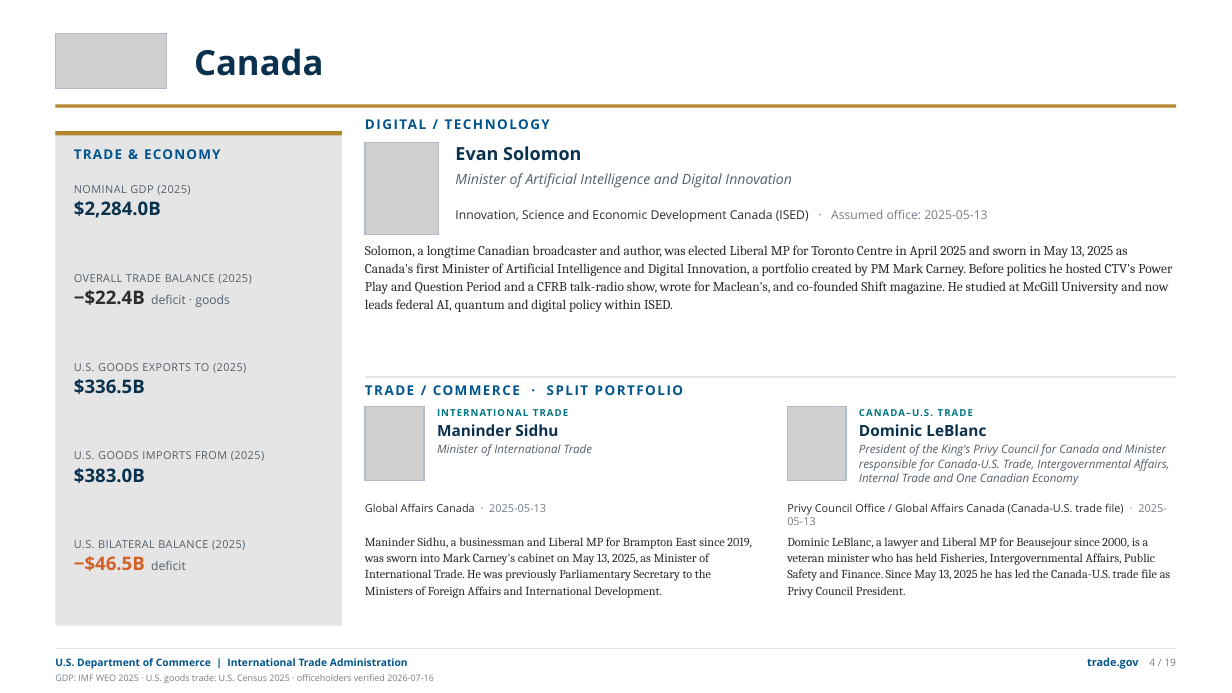
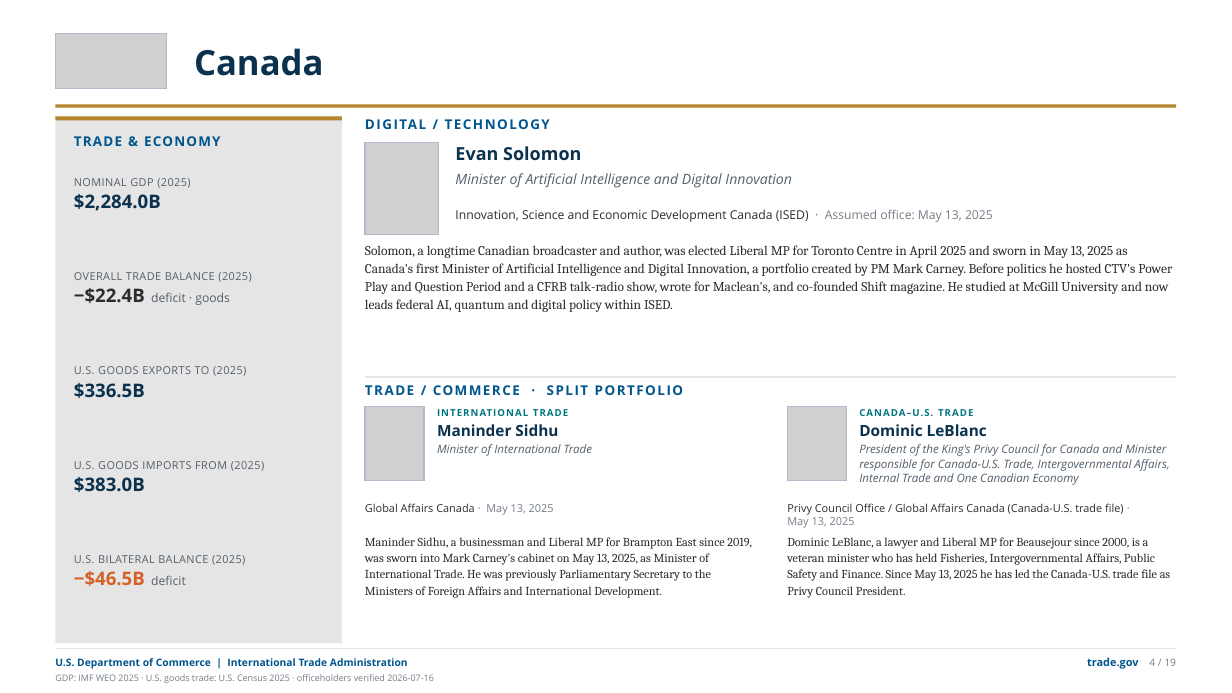
Before and after one commit to jsilbs18-cloud/Photo, a slide deck: slide 7 of output/g20-ministers-trade-deck.pptx (slide 8 before the commit). Drawn at 1232x693 pixels with LibreOffice and Linux fonts; fonts in the diff are those of the drawing; grey boxes stand for pictures. Boxes give left, top, right and bottom in pixels: in the first picture for what was removed or moved away, otherwise in the second. Text is boxed around its words. In the diff, an @@ line names an element or a change of style, - is before the commit and + after.

```diff
--- a/output/g20-ministers-trade-deck.pptx
+++ b/output/g20-ministers-trade-deck.pptx
@@ rectangle: place and size @@
-rectangle at [55,131,342,135]
+rectangle at [55,116,342,120]
@@ rectangle: place and size @@
-rectangle at [55,131,342,626]
+rectangle at [55,116,342,643]
@@ text "TRADE & ECONOMY": place and size @@
-text "TRADE & ECONOMY" at [74,149,220,159]
+text "TRADE & ECONOMY" at [74,136,220,146]
@@ text "NOMINAL GDP (2025)": place and size @@
-text "NOMINAL GDP (2025)" at [74,185,190,218]
+text "NOMINAL GDP (2025)" at [74,178,190,211]
@@ text at [455,209,993,222]: text changed @@
-Innovation, Science and Economic Development Canada (ISED) · Assumed office: 2025-05-13
+Innovation, Science and Economic Development Canada (ISED) · Assumed office: May 13, 2025
@@ text "U.S. GOODS EXPORTS TO (2025)": place and size @@
-text "U.S. GOODS EXPORTS TO (2025)" at [74,363,246,394]
+text "U.S. GOODS EXPORTS TO (2025)" at [74,366,246,398]
@@ text "U.S. GOODS IMPORTS FROM (2025)": place and size @@
-text "U.S. GOODS IMPORTS FROM (2025)" at [74,451,264,483]
+text "U.S. GOODS IMPORTS FROM (2025)" at [74,461,264,492]
@@ text at [365,503,554,515]: text changed @@
-Global Affairs Canada · 2025-05-13
+Global Affairs Canada · May 13, 2025
@@ text at [787,503,1124,528]: text changed @@
-Privy Council Office / Global Affairs Canada (Canada-U.S. trade file) · 2025-05-13
+Privy Council Office / Global Affairs Canada (Canada-U.S. trade file) · May 13, 2025
@@ text "U.S. BILATERAL BALANCE (2025)": place and size @@
-text "U.S. BILATERAL BALANCE (2025)" at [74,540,245,571]
+text "U.S. BILATERAL BALANCE (2025)" at [74,555,245,586]
```
Also in this commit, not shown: 22 other slides changed, 1 slide removed, 39 other files.
